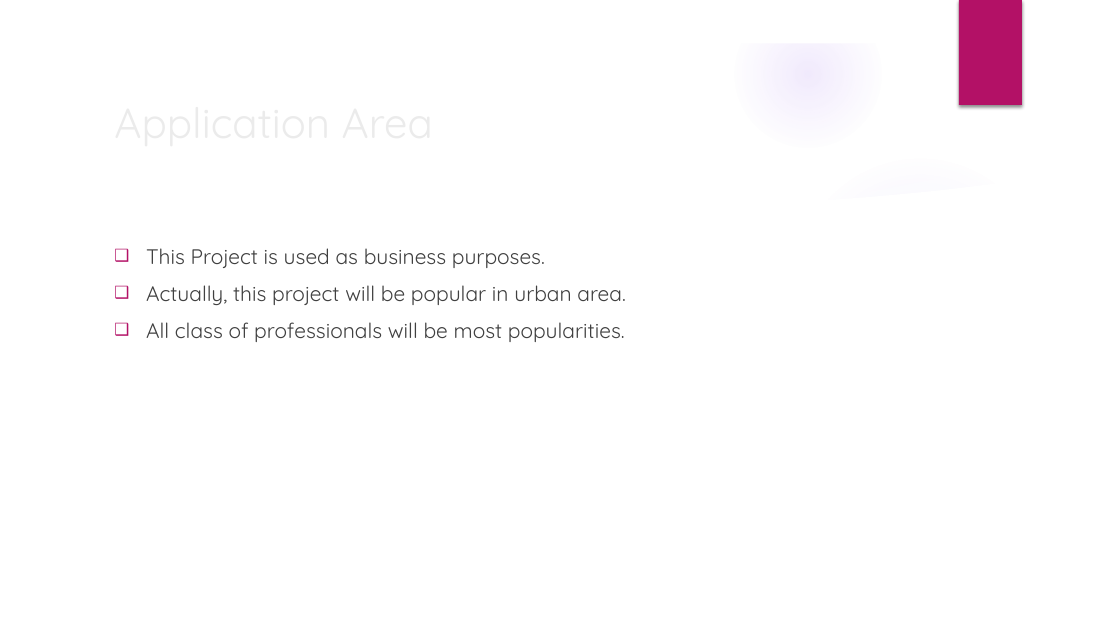
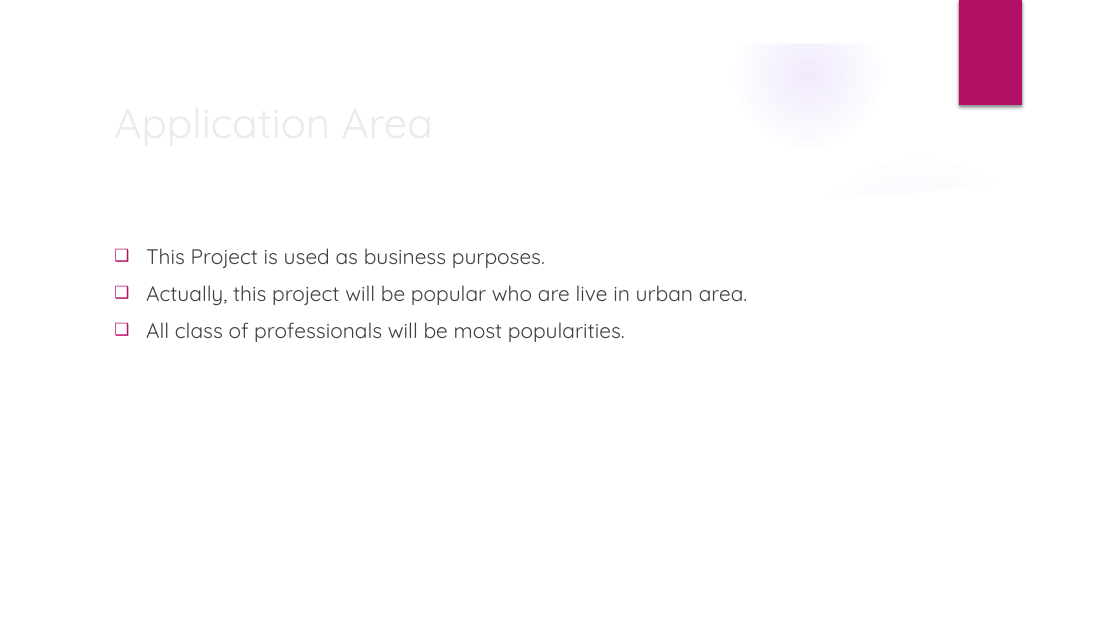
Before and after one commit to ShahabuddinAhmed/Presentation, a slide deck: slide 7 of HouseRenting.pptx. Drawn at 1120x630 pixels with LibreOffice and Linux fonts; fonts in the diff are those of the drawing; background and template pictures are left out. Boxes give left, top, right and bottom in pixels: in the first picture for what was removed or moved away, otherwise in the second. Text is boxed around its words. In the diff, an @@ line names an element or a change of style, - is before the commit and + after.

```diff
--- a/HouseRenting.pptx
+++ b/HouseRenting.pptx
@@ text at (146,285,747,305): text changed @@
-❑ Actually, this project will be popular in urban area.
+❑ Actually, this project will be popular who are live in urban area.
```
Also in this commit, not shown: 2 other slides changed.
